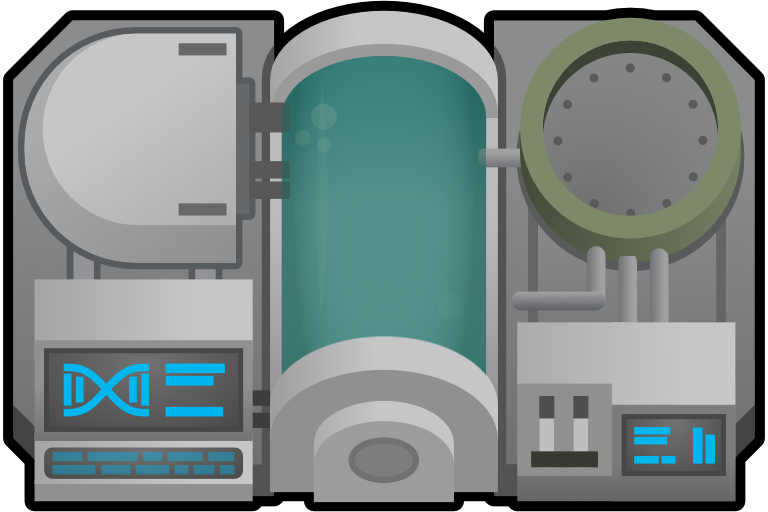
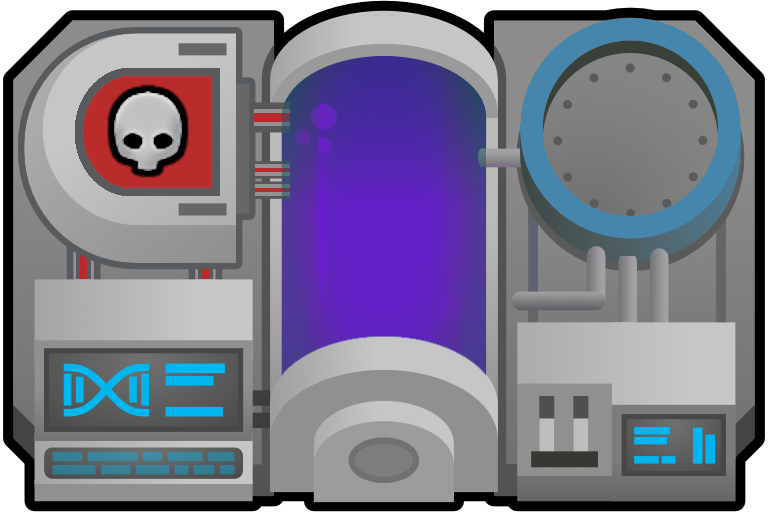
The second (768, 512) image is a revision of the first. Changes to its layers:
added layer "None_Average_Skull_south.png" above "GET_ExtractorTop_north.png" over box(107, 84, 189, 178)
painted on "GET_ExtractorTop_north.png" over box(281, 56, 487, 376)
added layer "Death Coloring" above "GET_Extractor_north.png" over box(75, 68, 290, 279)
painted on "GET_Extractor_north.png" over box(270, 18, 741, 374)
